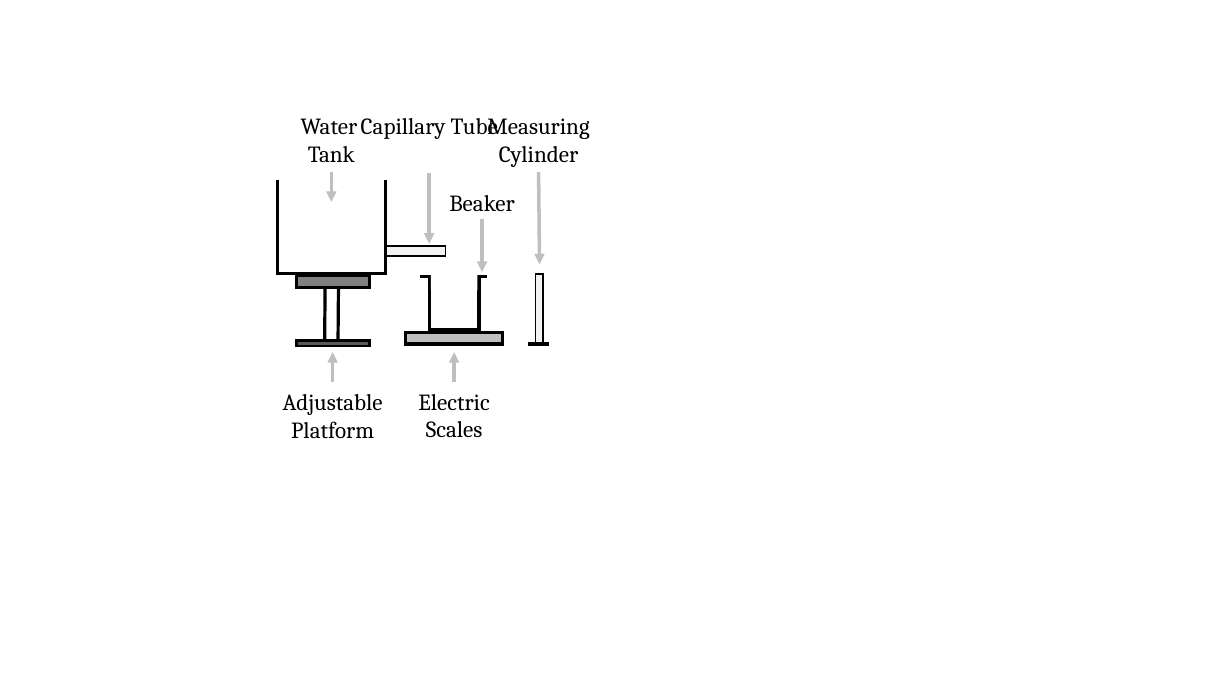
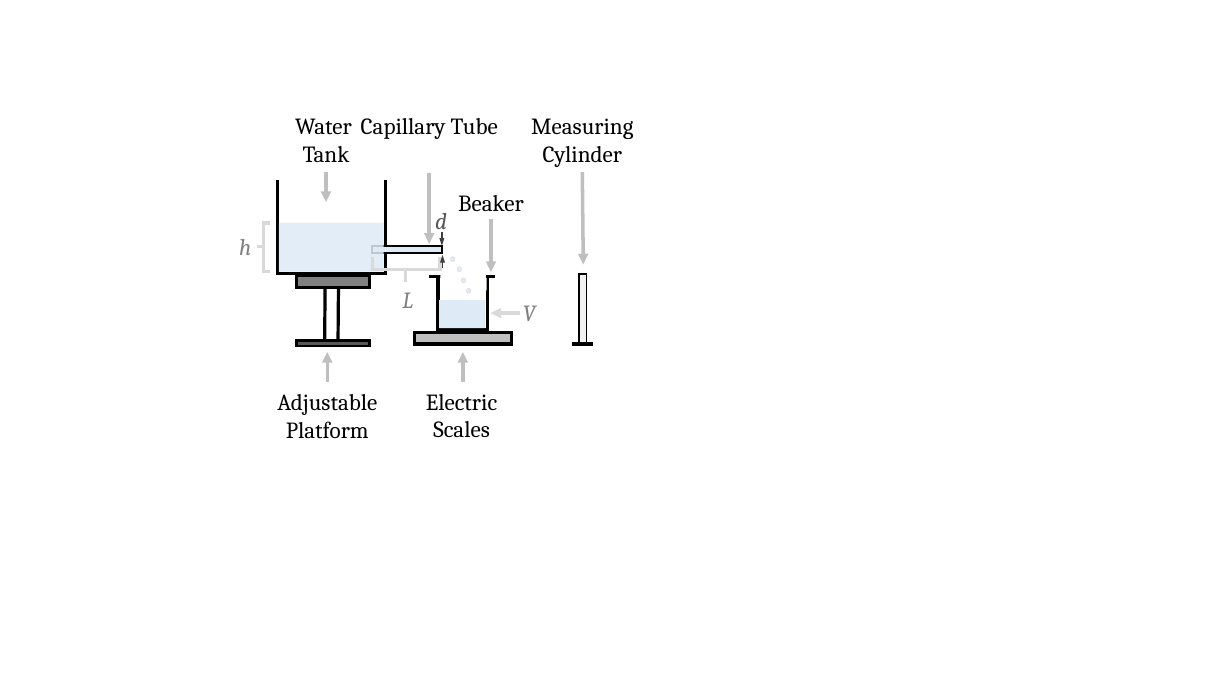
Before and after one commit to cao-jacky/degree_level2, a slide deck: slide 1 of lab_reports/viscosity_of_water/diagrams.pptx. Drawn at 1232x693 pixels with LibreOffice and Linux fonts; fonts in the diff are those of the drawing. Boxes give left, top, right and bottom in pixels: in the first picture for what was removed or moved away, otherwise in the second. Text is boxed around its words. In the diff, an @@ line names an element or a change of style, - is before the commit and + after.

```diff
--- a/lab_reports/viscosity_of_water/diagrams.pptx
+++ b/lab_reports/viscosity_of_water/diagrams.pptx
@@ 2 texts, 2 arrows: place and size @@
-2 texts, 2 arrows at box(283, 118, 383, 439)
+2 texts, 2 arrows at box(277, 118, 377, 439)
@@ text added at box(239, 239, 251, 255), 18 pt, text #808080, italic @@
+h
@@ right brace added at box(257, 223, 270, 272), outline #D9D9D9 2.75 pt @@
@@ rectangle added at box(279, 223, 384, 272), fill #DEEBF7 at 85% opacity @@
@@ text added at box(435, 213, 447, 234), 18 pt, text #595959, italic @@
+d
@@ arrow added from (442, 232) to (442, 246), #404040 1 pt @@
@@ rectangle: place and size @@
-rectangle at box(386, 247, 445, 256)
+rectangle at box(372, 247, 442, 253)
@@ rectangle at box(372, 247, 442, 253): fill #F2F2F2 to #DEEBF7 @@
@@ right brace added at box(372, 257, 440, 282), outline #D9D9D9 2.75 pt @@
@@ 3 rectangles, 2 texts, 2 lines, 2 arrows: place and size @@
-3 rectangles, 2 texts, 2 lines, 2 arrows at box(406, 195, 514, 437)
+3 rectangles, 2 texts, 2 lines, 2 arrows at box(415, 195, 523, 437)
@@ arrow added from (443, 268) to (443, 255), #404040 1 pt @@
@@ ellipse added at box(451, 257, 456, 262), fill #DEEBF7, outline #D9D9D9 0.25 pt @@
@@ ellipse added at box(457, 267, 462, 272), fill #DEEBF7, outline #D9D9D9 0.25 pt @@
@@ text added at box(402, 292, 413, 308), 18 pt, text #808080, italic @@
+L
@@ ellipse added at box(461, 278, 466, 283), fill #DEEBF7, outline #D9D9D9 0.25 pt @@
@@ ellipse added at box(467, 288, 471, 293), fill #DEEBF7, outline #D9D9D9 0.25 pt @@
@@ rectangle added at box(439, 300, 485, 328), fill #DEEBF7 @@
@@ arrow added from (520, 313) to (491, 313), #D9D9D9 2.75 pt @@
@@ text added at box(523, 305, 536, 321), 18 pt, text #808080, italic @@
+V
@@ 1 text, 1 arrow, 1 rectangle, 1 line: place and size @@
-1 text, 1 arrow, 1 rectangle, 1 line at box(487, 118, 589, 344)
+1 text, 1 arrow, 1 rectangle, 1 line at box(531, 118, 633, 344)
```
Also in this commit, not shown: 6 other files.
